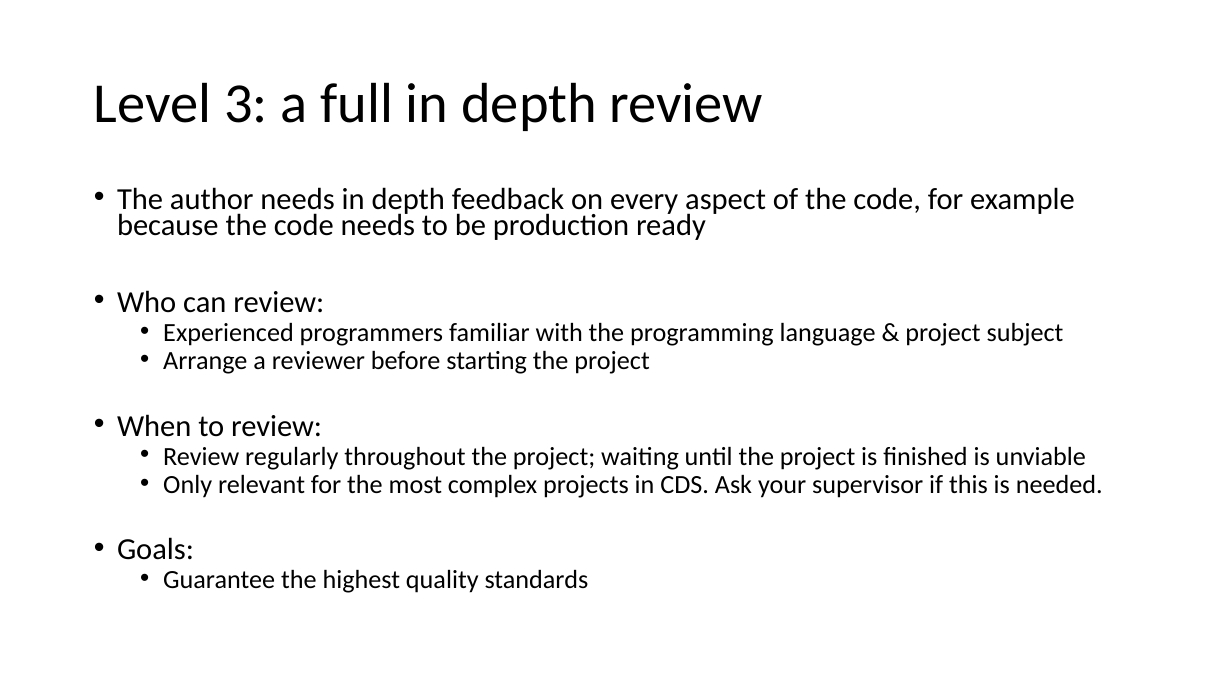
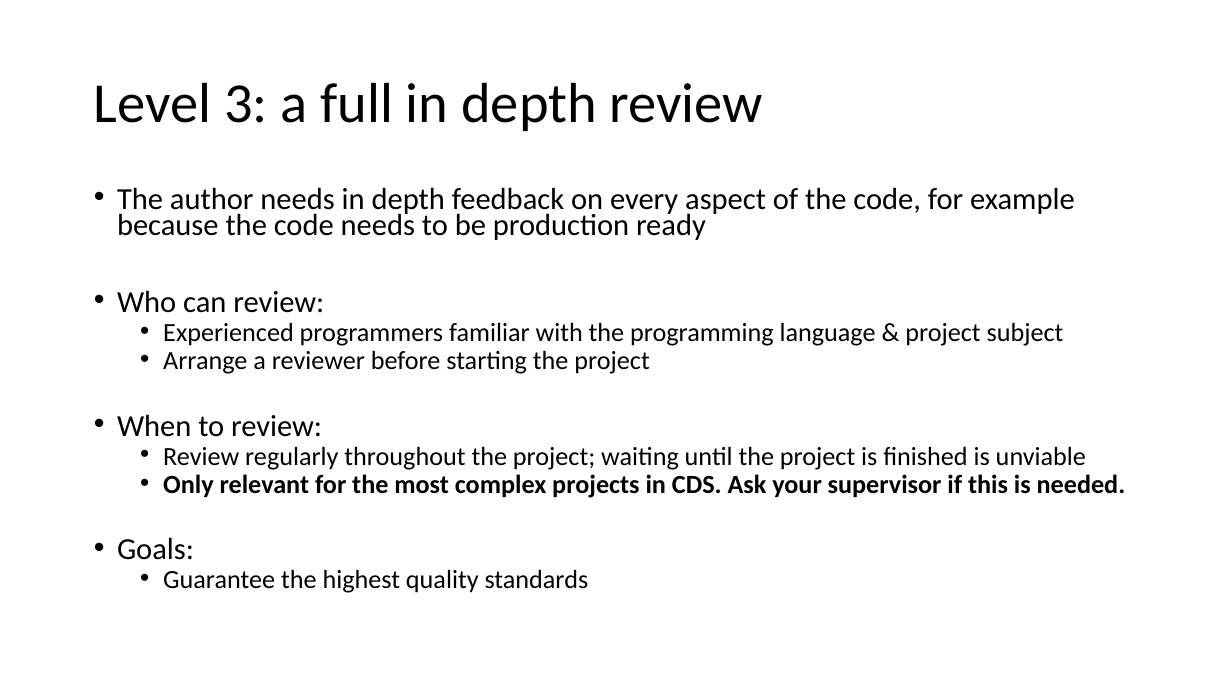
Before and after one commit to MaastrichtU-CDS/general_coding_practices, a slide deck: slide 4 of General Software Engineering/Levels of Peer Reviews.pptx. Drawn at 1232x693 pixels with LibreOffice and Linux fonts; fonts in the diff are those of the drawing. Boxes give left, top, right and bottom in pixels: in the first picture for what was removed or moved away, otherwise in the second. Text is boxed around its words. In the diff, an @@ line names an element or a change of style, - is before the commit and + after.

```diff
--- a/General Software Engineering/Levels of Peer Reviews.pptx
+++ b/General Software Engineering/Levels of Peer Reviews.pptx
@@ text at [163,474,1126,498]: bold on in "Only relevant for the most complex projects ..." @@
```
Also in this commit, not shown: 1 other slide changed.
